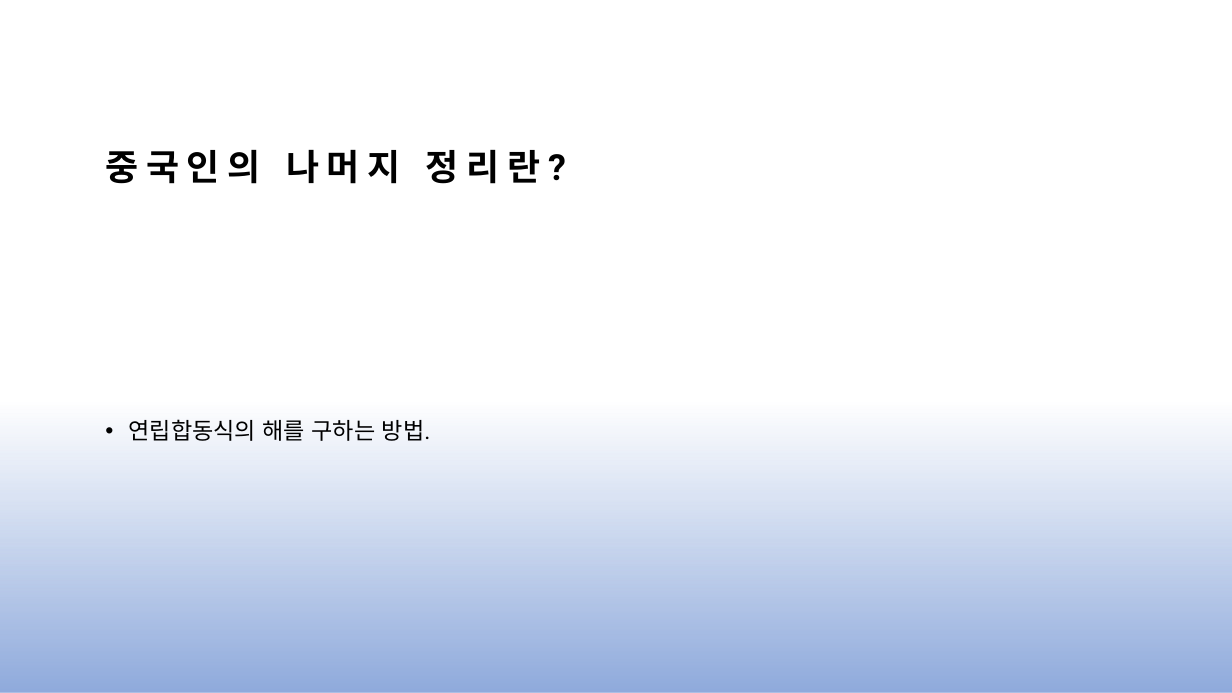
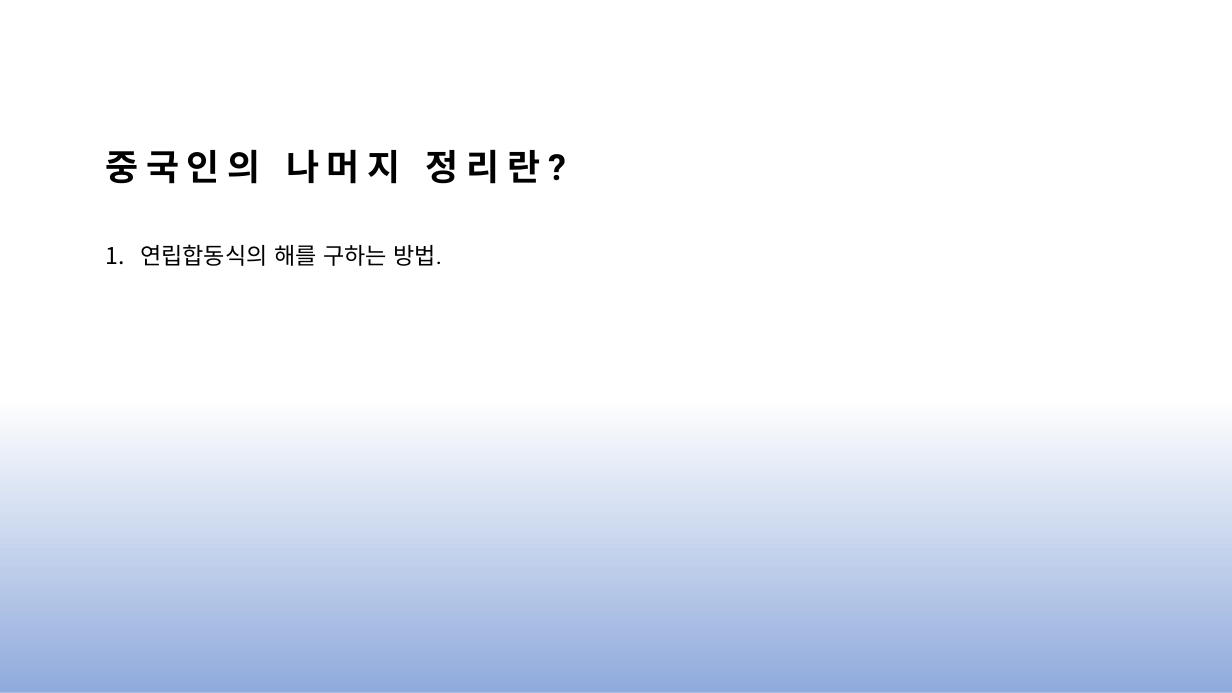
Before and after one commit to js4484821266/congrlang, a slide deck: slide 4 of congrlang.pptx. Drawn at 1232x693 pixels with LibreOffice and Linux fonts; fonts in the diff are those of the drawing; grey boxes stand for pictures. Boxes give left, top, right and bottom in pixels: in the first picture for what was removed or moved away, otherwise in the second. Text is boxed around its words. In the diff, an @@ line names an element or a change of style, - is before the commit and + after.

```diff
--- a/congrlang.pptx
+++ b/congrlang.pptx
@@ text "연립합동식의 해를 구하는 방법." at (140,244,442,266): bullet • to 1.; vertical alignment middle to top @@
```
Also in this commit, not shown: 4 other slides changed, 1 slide added, 1 slide removed.
